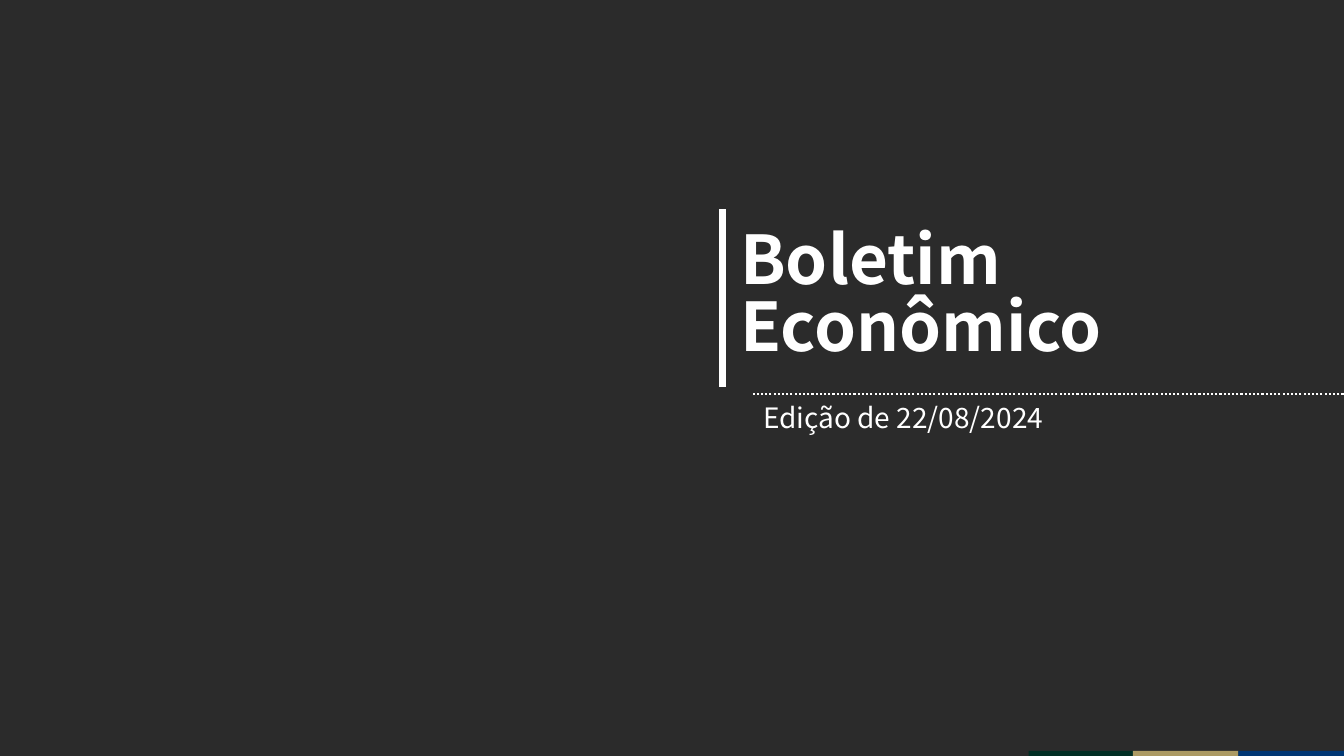
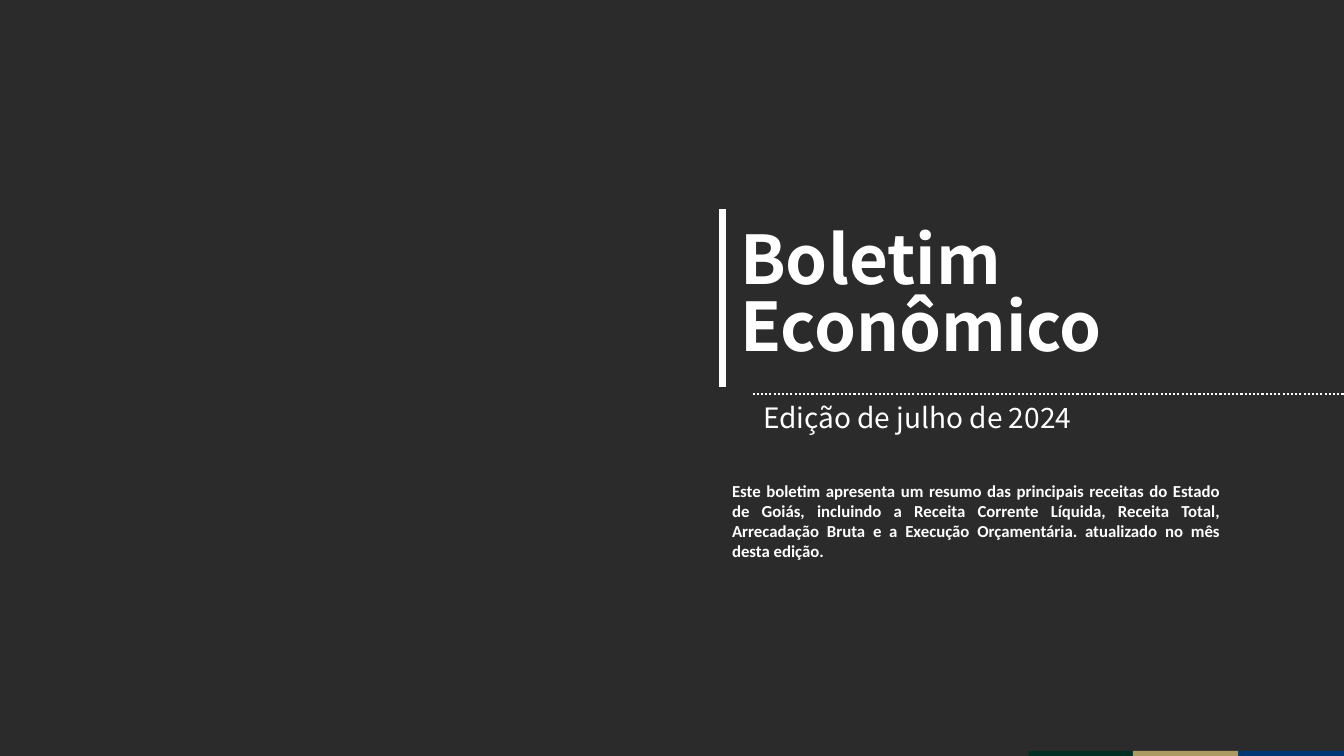
Before and after one commit to raphaellima1/Relatorio_Receita_Publicacao, a slide deck: slide 1 of Boletim_publicação_2024-08-22.pptx. Drawn at 1344x756 pixels with LibreOffice and Linux fonts; fonts in the diff are those of the drawing; background and template pictures are left out; a plain dark background stands for a picture behind light text. Boxes give left, top, right and bottom in pixels: in the first picture for what was removed or moved away, otherwise in the second. Text is boxed around its words. In the diff, an @@ line names an element or a change of style, - is before the commit and + after.

```diff
--- a/Boletim_publicação_2024-08-22.pptx
+++ b/Boletim_publicação_2024-08-22.pptx
@@ subtitle at [763, 405, 1071, 435]: text changed @@
-Edição de 22/08/2024
+Edição de julho de 2024
@@ text added at [732, 485, 1220, 560], 12 pt, text #FFFFFF, bold @@
+Este boletim apresenta um resumo das principais receitas do Estado de Goiás, incluindo a Receita Corrente Líquida, Receita Total, Arrecadação Bruta e a Execução Orçamentária. atualizado no mês desta edição.
```
Also in this commit, not shown: 5 other files.
